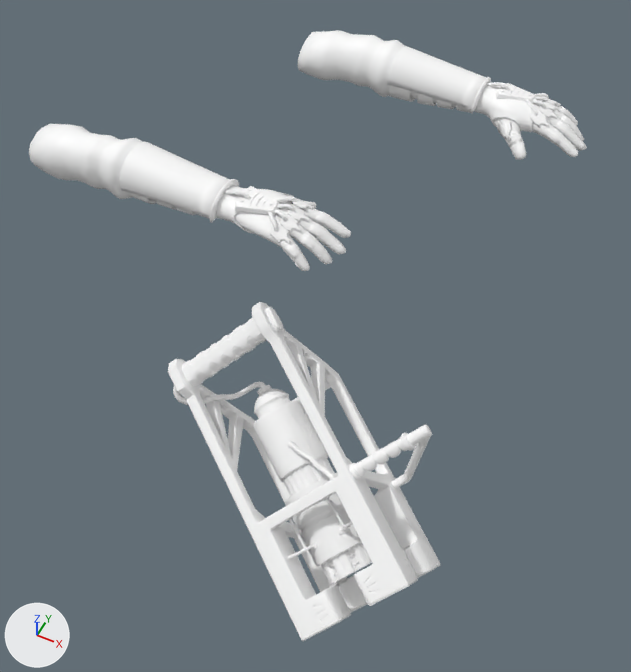
Renders of the FBX model Assets/Scenes/Anthony/Asset/Skeletal_Holy.fbx from each side of a commit.
Camera for both pictures: a camera (50 mm lens) standing at (0.954, -1.235, 1.261) and looking at (0.429, -0.186, -0.052). Lighting does not change. The marker at lower left points along +X, +Y and +Z. Where no turn or scale is listed for an object, it has been applied to the vertices.

Objects in the first picture: 'Armature_Avant_bras', 'Armature_Avant_bras.001', 'Holy_Arm_02:Outil_Minage', 'Main_Droite', 'Main_Droite.001', 'Tissu', 'Tissu_Bras', 'Tissu_Bras.001'.
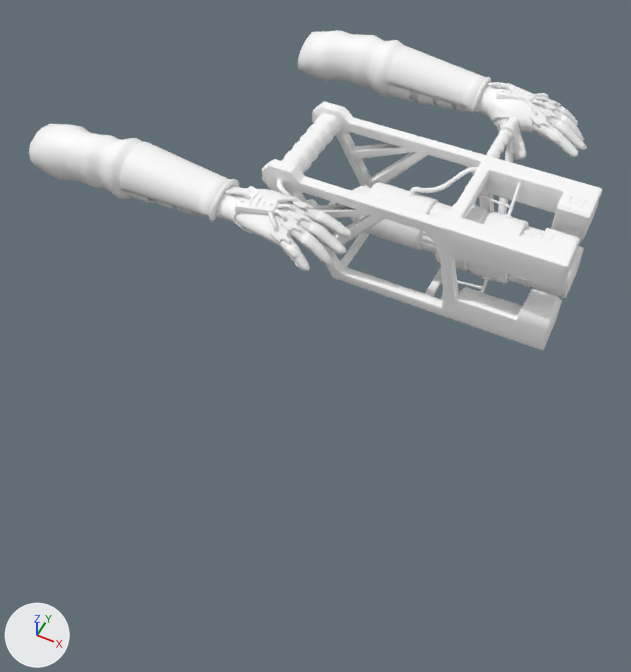
What the commit changed:
Object 'Holy_Arm_02:Outil_Minage' (ob_holy_arm_02_outil_minage) moves from (0.325, -0.354, 0.024) to (0.337, -0.04, 0.272).
Object 'Holy_Arm_02:Outil_Minage' (ob_holy_arm_02_outil_minage) turns from (117, -35, 40) to (90, 0, 90) degrees about x, y and z.

Changed parts and their boxes [x1, y1, x2, y2] in the pictures (631 x 672 px):
'Holy_Arm_02:Outil_Minage', moved, turned
    before: [168, 302, 440, 641]
    after: [262, 101, 602, 350]
